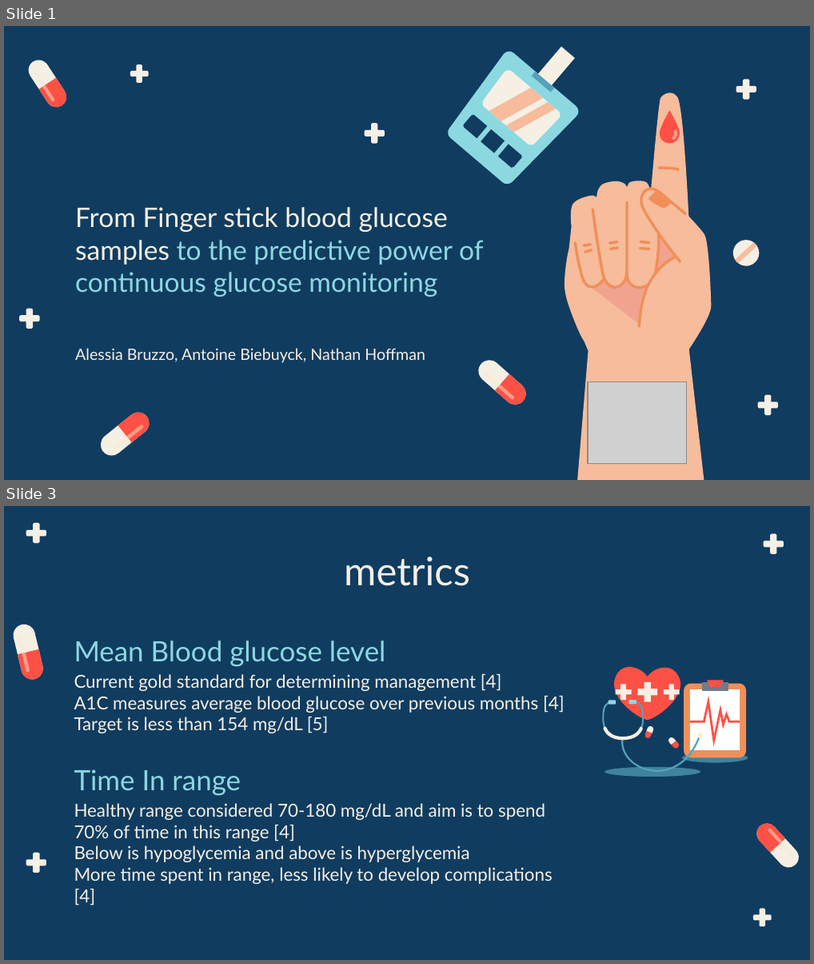
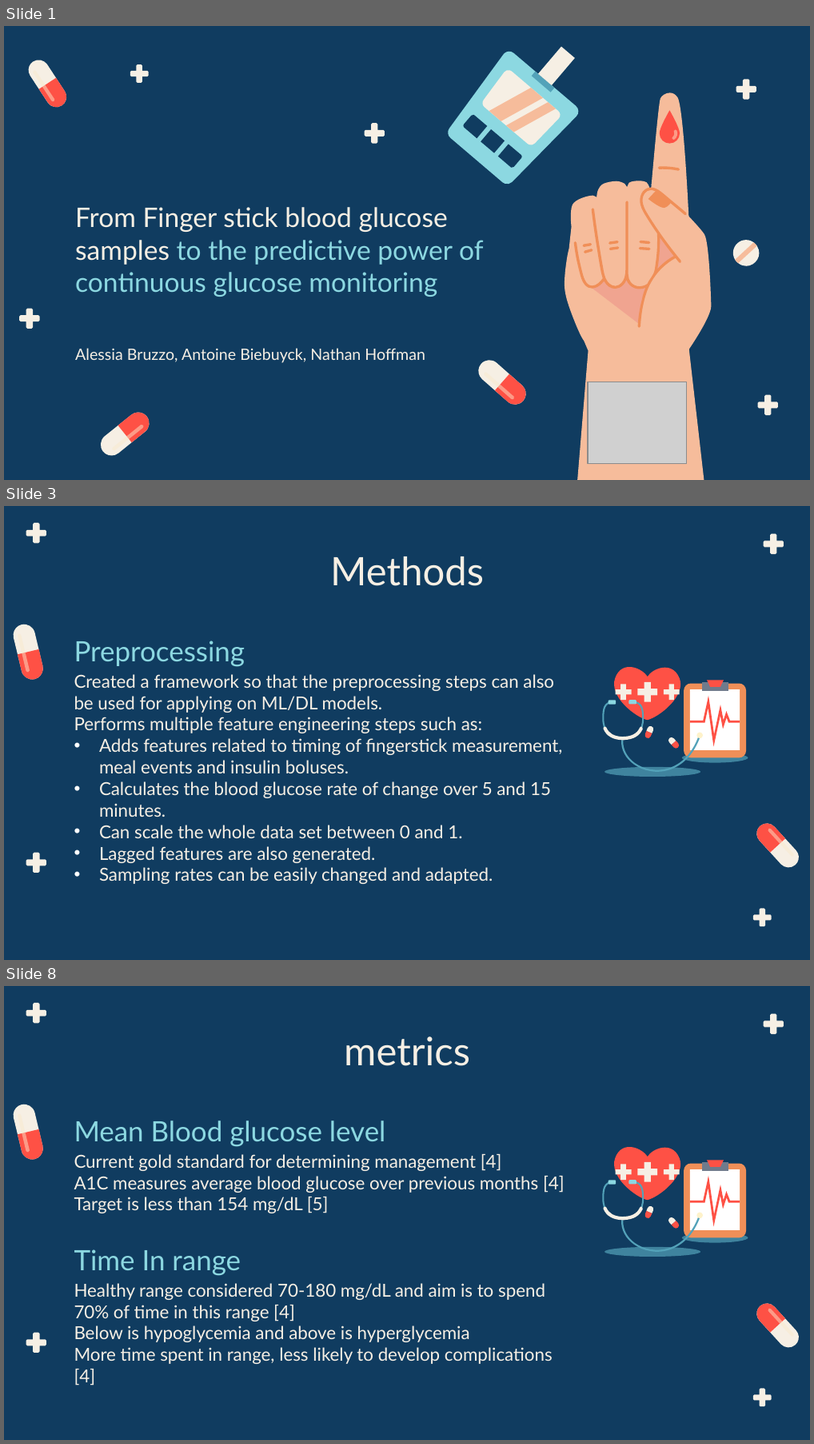
Before and after one commit to BME-Students/DDDM-Project7, a slide deck: From Finger Stick Blood Glucose Samples to the Predictive Power of continuous glucose monitoring.pptx. Shown one above the other, each under a label of ours: slides 1 and 3 before the commit, slides 1, 3 and 8 after it; the slides between them are not shown. The pictures are 814x964 and 814x1444 pixels, drawn with LibreOffice and Linux fonts; fonts in the diff are those of the drawing; grey boxes stand for pictures. Boxes give left, top, right and bottom in pixels: in the first picture for what was removed or moved away, otherwise in the second. Text is boxed around its words. In the diff, an @@ line names an element or a change of style, - is before the commit and + after.

Commit message:
add methods to presentation

```diff
--- a/From Finger Stick Blood Glucose Samples to the Predictive Power of continuous glucose monitoring.pptx
+++ b/From Finger Stick Blood Glucose Samples to the Predictive Power of continuous glucose monitoring.pptx
@@ slide 3 added at [4,506,810,960], background #103C60; not listed: 10 template elements that a slide beside it also shows @@
@@ title added at [330,556,484,586], 35 pt, text #F6EFE4 @@
+Methods
@@ text added at [74,640,246,667], 25 pt, text #8CD8E1 @@
+Preprocessing
@@ text added at [74,674,562,884], 16 pt, text #F6EFE4 @@
+Created a framework so that the preprocessing steps can also be used for applying on ML/DL models.
+Performs multiple feature engineering steps such as:
+• Adds features related to timing of fingerstick measurement, meal events and insulin boluses.
+• Calculates the blood glucose rate of change over 5 and 15 minutes.
+• Can scale the whole data set between 0 and 1.
+• Lagged features are also generated.
+• Sampling rates can be easily changed and adapted.
@@ group added at [602,660,748,776]: 21 freeform shapes @@
@@ what was slide 3 is now slide 8 @@
```
Also in this commit, not shown: 4 other slides added, 7 other files.
